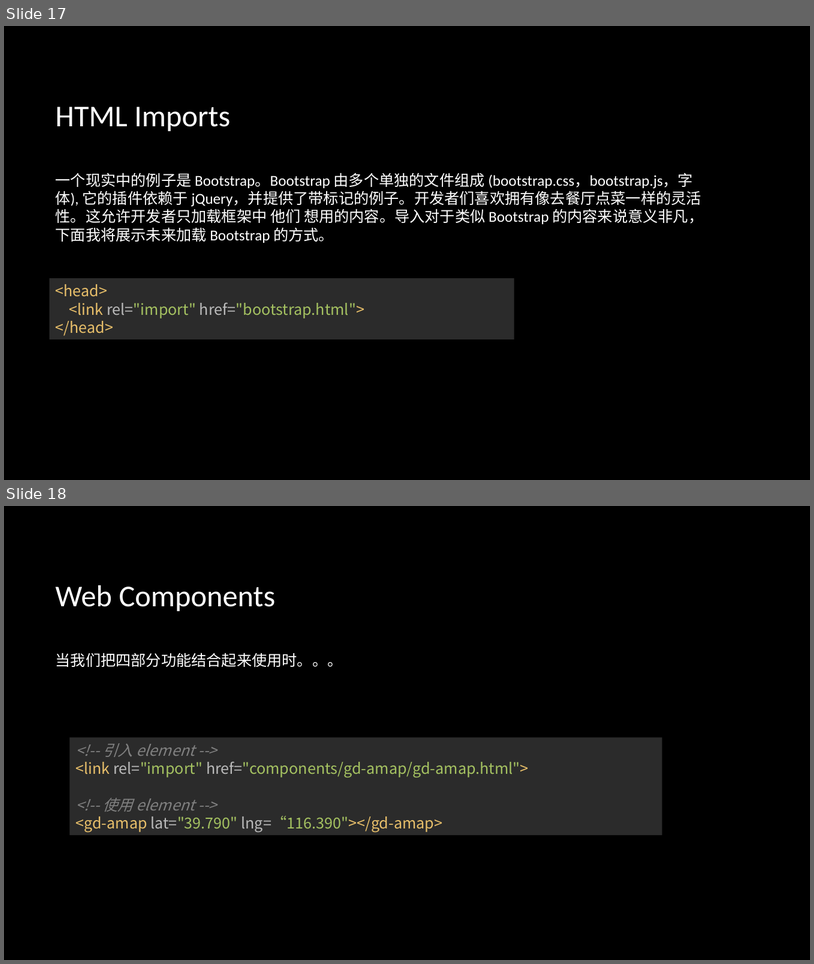
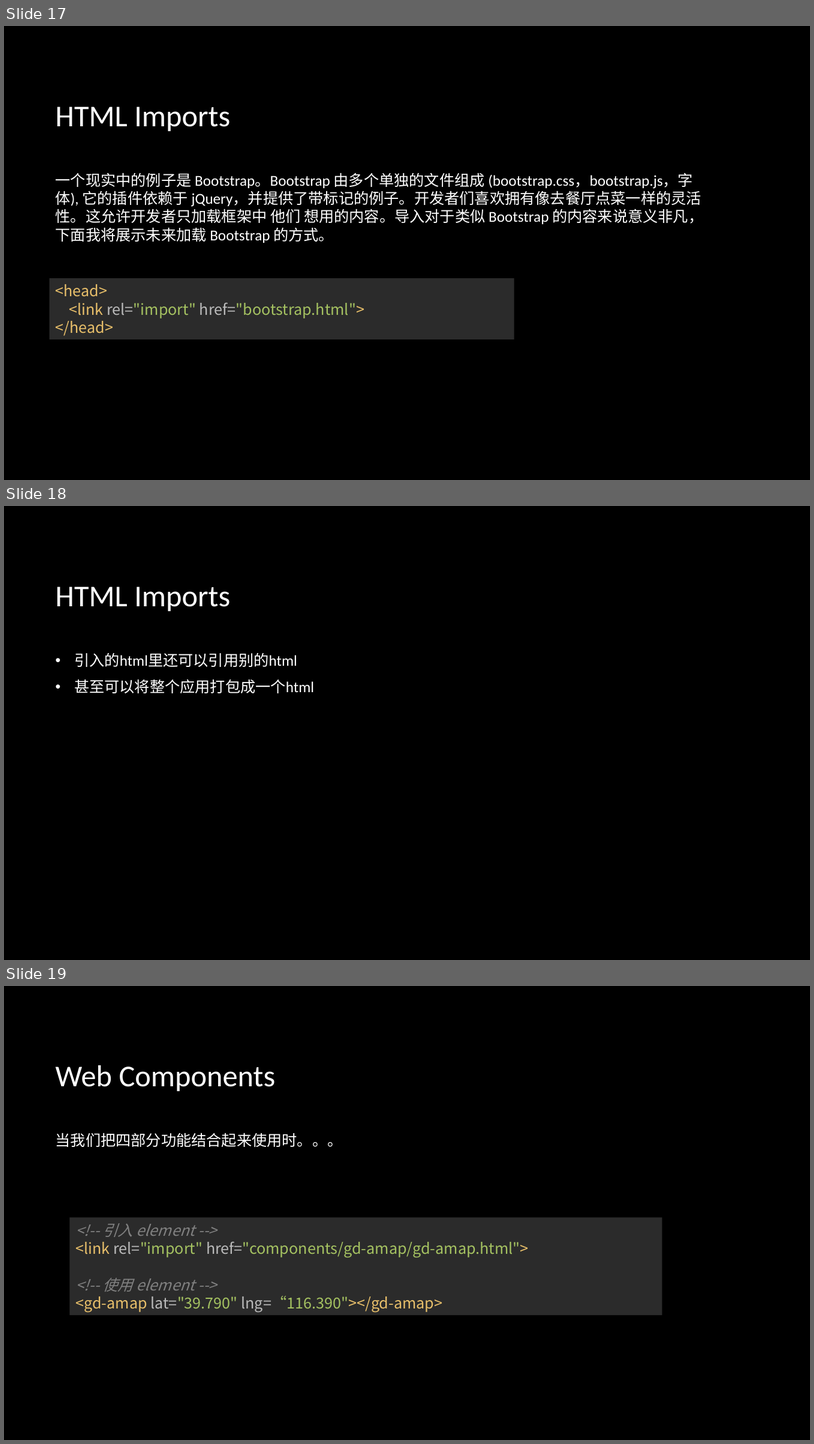
Before and after one commit to zhanglingkang/study, a slide deck: article/front-end/前端技术分享.pptx. Shown one above the other, each under a label of ours: slides 17 and 18 before the commit, slides 17, 18 and 19 after it. The pictures are 814x964 and 814x1444 pixels, drawn with LibreOffice and Linux fonts; fonts in the diff are those of the drawing; background and template pictures are left out. Boxes give left, top, right and bottom in pixels: in the first picture for what was removed or moved away, otherwise in the second. Text is boxed around its words. In the diff, an @@ line names an element or a change of style, - is before the commit and + after.

```diff
--- a/article/front-end/前端技术分享.pptx
+++ b/article/front-end/前端技术分享.pptx
@@ slide 18 added at (x1=4, y1=506, x2=810, y2=960), background picture (left out) @@
@@ title added at (x1=56, y1=586, x2=230, y2=611), 36 pt, text #FFFFFF @@
+HTML Imports
@@ text added at (x1=74, y1=652, x2=314, y2=693), 18 pt, text #FFFFFF @@
+• 引入的html里还可以引用别的html
+• 甚至可以将整个应用打包成一个html
@@ what was slide 18 is now slide 19 @@
```
Also in this commit, not shown: 3 slides changed, 3 other slides added, 1 slide removed.
